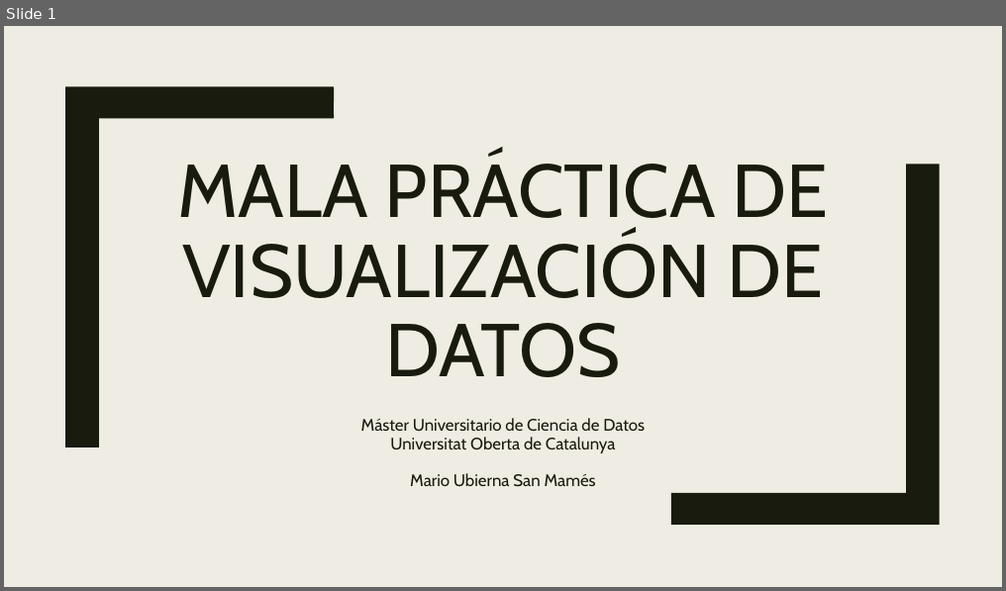
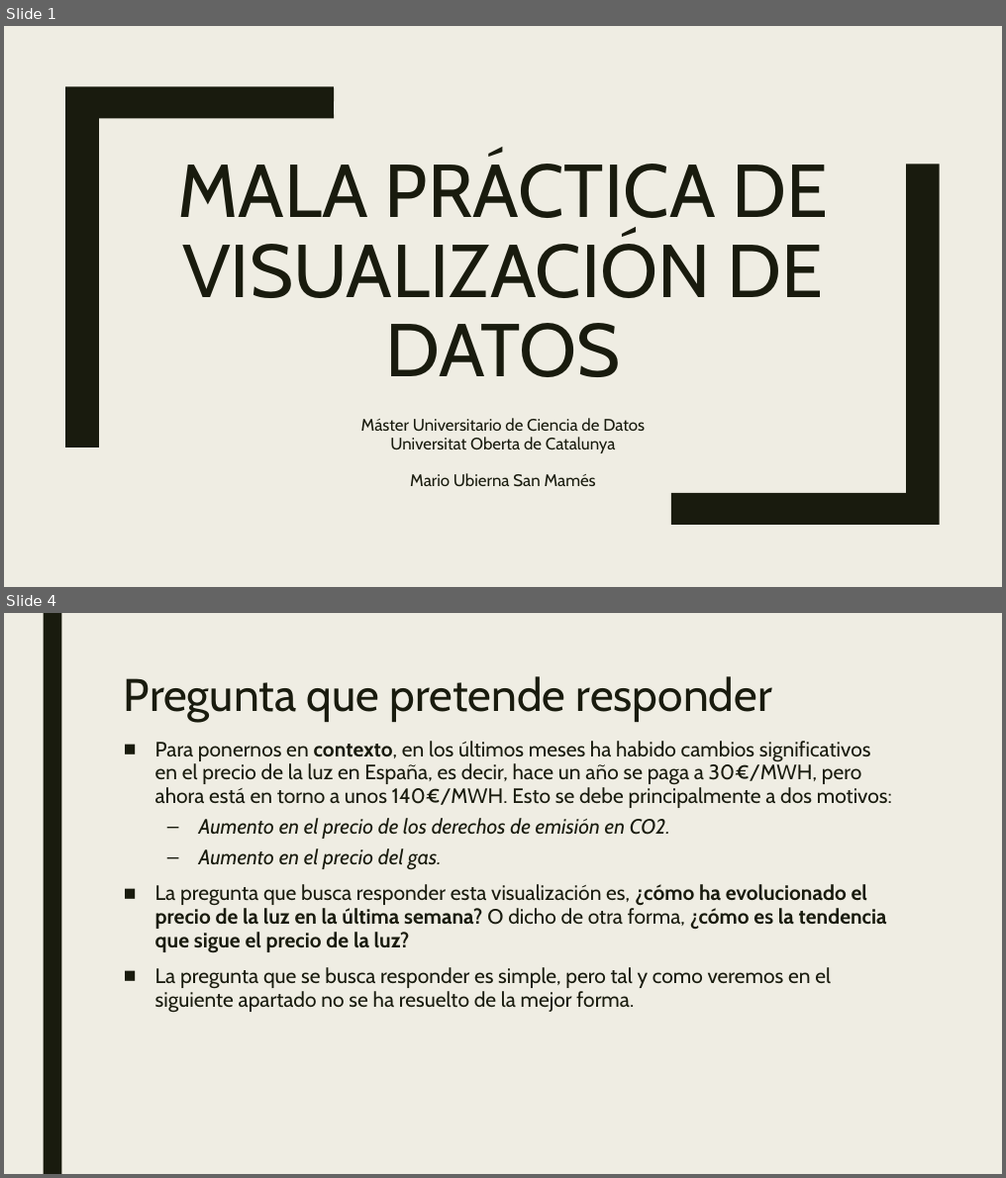
Before and after one commit to mariousm/Data-Science-Master, a slide deck: 2021-22/PrimerSemestre/Visualizacion/MalaPractica.pptx. Shown one above the other, each under a label of ours: slide 1 before the commit, slides 1 and 4 after it; the slides between them are not shown. The pictures are 1006x591 and 1006x1178 pixels, drawn with LibreOffice and Linux fonts; fonts in the diff are those of the drawing. Boxes give left, top, right and bottom in pixels: in the first picture for what was removed or moved away, otherwise in the second. Text is boxed around its words. In the diff, an @@ line names an element or a change of style, - is before the commit and + after.

```diff
--- a/2021-22/PrimerSemestre/Visualizacion/MalaPractica.pptx
+++ b/2021-22/PrimerSemestre/Visualizacion/MalaPractica.pptx
@@ slide 4 added at (4,613,1002,1174), background #EFEDE3 @@
@@ rectangle added at (43,613,61,1174), fill #191B0E @@
@@ title added at (124,676,772,722), 44 pt, text #191B0E @@
+Pregunta que pretende responder
@@ text added at (155,741,892,1013), 20 pt, text #191B0E @@
+■ Para ponernos en contexto, en los últimos meses ha habido cambios significativos en el precio de la luz en España, es decir, hace un año se paga a 30€/MWH, pero ahora está en torno a unos 140€/MWH. Esto se debe principalmente a dos motivos:
+  – Aumento en el precio de los derechos de emisión en CO2.
+  – Aumento en el precio del gas.
+■ La pregunta que busca responder esta visualización es, ¿cómo ha evolucionado el precio de la luz en la última semana? O dicho de otra forma, ¿cómo es la tendencia que sigue el precio de la luz?
+■ La pregunta que se busca responder es simple, pero tal y como veremos en el siguiente apartado no se ha resuelto de la mejor forma.
```
Also in this commit, not shown: 9 other slides added, 1 other file.
